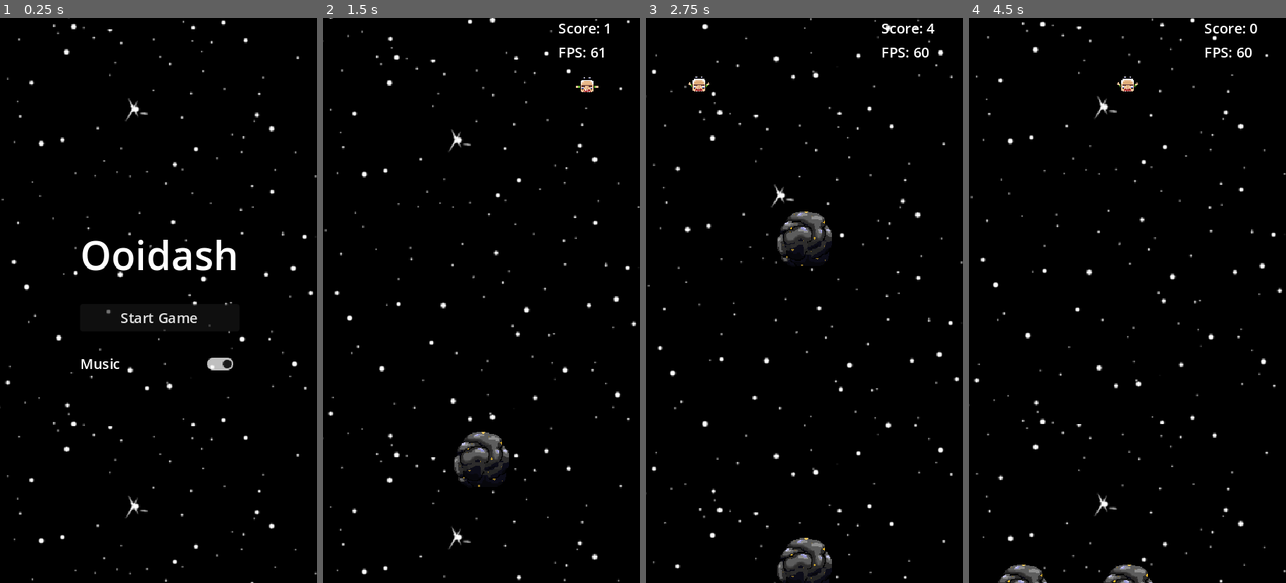
Above: before the commit, frames 1-4 (left to right).
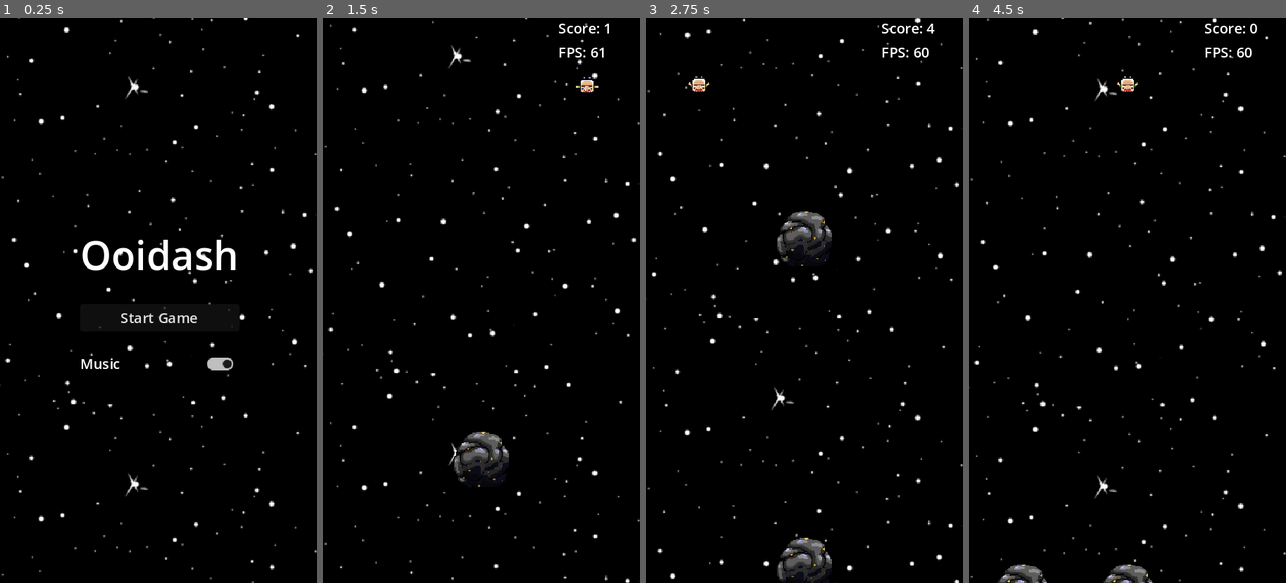
Above: after the commit, the same moments.

Repository: scarbone98/Ooidash-web-remake
Game: Godot game, scene res://main_menu.tscn
Same seed, same stepped clock (60 frames per second), same inputs: the game is played once before the commit and once after it.
Inputs (mouse positions are in pixels of both pictures, inside the frame that each line leads up to):
- Up to frame 1 (0.25 s): no input
- Up to frame 2 (1.5 s): click "Start Game" at 0.5 s; move the mouse to (551, 272) at 1.27 s; hold Right (move_right) from 1.28 s (still down); click (551, 272) at 1.35 s
- Up to frame 3 (2.75 s): move the mouse to (741, 328) at 2.02 s; release Right (move_right) at 2.03 s; hold Left (move_left) from 2.03 s (still down); click (741, 328) at 2.1 s
- Up to frame 4 (4.5 s): move the mouse to (1159, 176) at 2.77 s; release Left (move_left) at 2.78 s; hold Right (move_right) 2.78-4.25 s; click (1159, 176) at 2.85 s; move the mouse to (1111, 413) at 3.52 s; click (1111, 413) at 3.6 s; click "Start Game" at 4.25 s

The runs differ from the first frame. In frame 1, 2.5% of the frame differs, in the area x 0-100%, y 0-100%; in frame 2, 2.5%; in frame 3, 2.5%; in frame 4, 2.6%.

Commit message:
Flip background scroll direction

Diff:
--- a/scripts/menu_star_background.gd
+++ b/scripts/menu_star_background.gd
@@ -1,7 +1,7 @@
 extends Control
 
 @export var texture: Texture2D
-@export var scroll_speed: Vector2 = Vector2(0, 50)
+@export var scroll_speed: Vector2 = Vector2(0, -50)
 
 var offset: Vector2 = Vector2.ZERO
 
Not shown, changed: build/Ooidash.html
Not shown, changed: build/Ooidash.pck
Not shown, changed: build/Ooidash.service.worker.js
